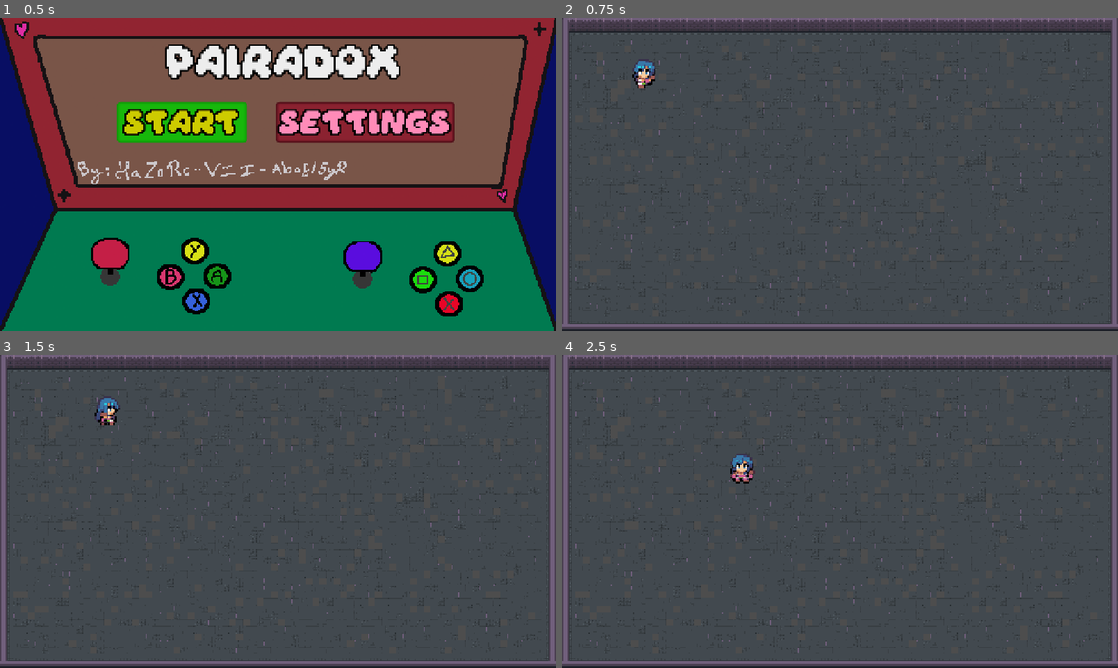
Above: before the commit, frames 1-4 (two rows, left to right).
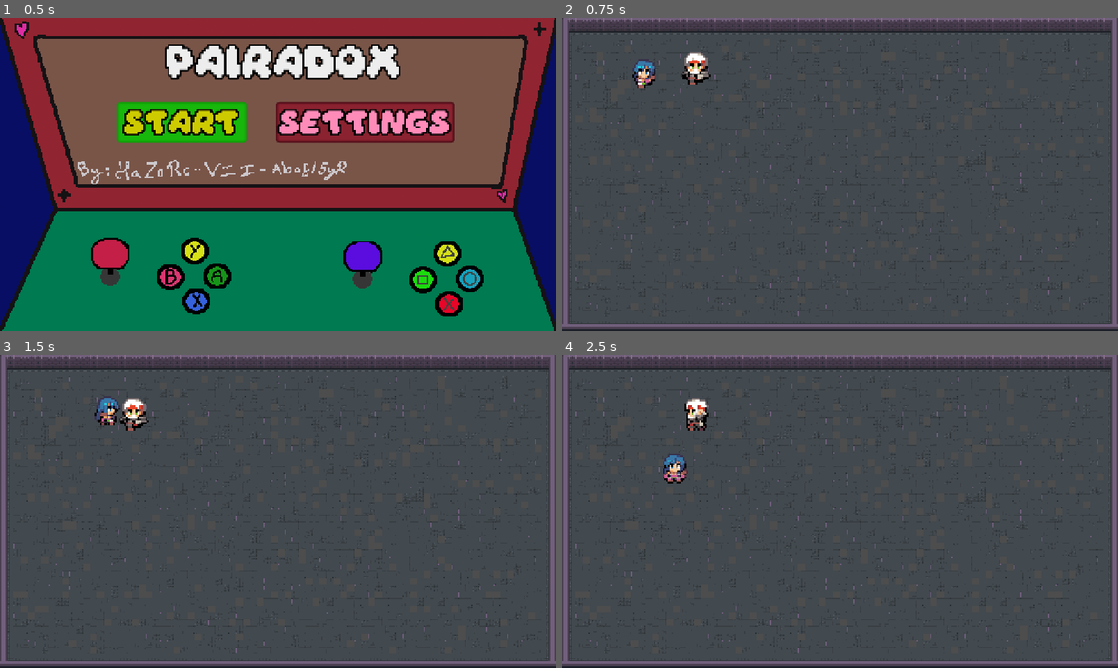
Above: after the commit, the same moments.

Repository: vii-abdullatif/Co-op
Game: Godot game, scene res://scenes/main_menu/main_menu.tscn
Two runs of this game, one before a commit and one after it. Both use one fixed random seed, a clock stepped at 60 frames per second and the inputs below.
Inputs (mouse positions are in pixels of both pictures, inside the frame that each line leads up to):
- Up to frame 1 (0.5 s): no input
- Up to frame 2 (0.75 s): click "START" at 0.5 s
- Up to frame 3 (1.5 s): tap Enter at 1.25 s; move the mouse to (400, 495) at 1.27 s; hold D (right) from 1.28 s (still down); tap Down (down_2) at 1.35 s; click (400, 495) at 1.42 s
- Up to frame 4 (2.5 s): move the mouse to (728, 527) at 2.02 s; release D (right) at 2.03 s; hold S (down) from 2.03 s (still down); tap Left (left_2) at 2.1 s

Frame 1 is identical in both runs. In frame 2, 0.4% of the frame differs, in the area x 21-27%, y 10-22%; in frame 3, 0.4%; in frame 4, 1.0%, in the area x 18-35%, y 13-42%.

Commit message:
player 2

Diff:
--- a/scenes/game/game.tscn
+++ b/scenes/game/game.tscn
@@ -3,6 +3,7 @@
 [ext_resource type="Texture2D" uid="uid://bp5wavej2q27b" path="res://assets/Dungeon tileset/Dungeon tileset.png" id="1_7h61r"]
 [ext_resource type="Texture2D" uid="uid://cyev0p8o206w2" path="res://assets/MiniTileset-Dungeon/Dungeon.png" id="2_0sr1o"]
 [ext_resource type="PackedScene" uid="uid://cim80q8cwlyab" path="res://scenes/players/player_1/player_1.tscn" id="3_0sr1o"]
+[ext_resource type="PackedScene" uid="uid://dwmlsmiaqejwj" path="res://scenes/players/player_2/player_2.tscn" id="4_kelw5"]
 
 [sub_resource type="TileSetAtlasSource" id="TileSetAtlasSource_kelw5"]
 texture = ExtResource("1_7h61r")
@@ -584,3 +585,7 @@
 [node name="Player1" parent="." unique_id=1844242912 instance=ExtResource("3_0sr1o")]
 position = Vector2(189, 122)
 scale = Vector2(3.839996, 3.839996)
+
+[node name="Player2" parent="." unique_id=1798007415 instance=ExtResource("4_kelw5")]
+position = Vector2(308, 109.00001)
+scale = Vector2(4.3599997, 4.3599997)
--- a/scenes/players/player_1/player_1.tscn
+++ b/scenes/players/player_1/player_1.tscn
@@ -110,7 +110,9 @@
 "speed": 4.0
 }]
 
-[sub_resource type="CircleShape2D" id="CircleShape2D_s7wsd"]
+[sub_resource type="CapsuleShape2D" id="CapsuleShape2D_kelw5"]
+radius = 6.0
+height = 16.0
 
 [node name="Player1" type="CharacterBody2D" unique_id=1844242912]
 script = ExtResource("1_slsfl")
@@ -119,8 +121,8 @@
 sprite_frames = SubResource("SpriteFrames_s7wsd")
 animation = &"right"
 autoplay = "down"
-frame_progress = 0.29868388
+frame_progress = 0.7104448
 
 [node name="CollisionShape2D" type="CollisionShape2D" parent="." unique_id=1495528496]
 position = Vector2(0, 1)
-shape = SubResource("CircleShape2D_s7wsd")
+shape = SubResource("CapsuleShape2D_kelw5")
--- /dev/null
+++ b/scenes/players/player_2/player_2.gd
@@ -0,0 +1,34 @@
+extends CharacterBody2D
+
+@onready var sprite: AnimatedSprite2D = $AnimatedSprite2D
+const SPEED = 300.0
+var direction
+
+func _ready() -> void:
+	sprite.animation = "down"
+	sprite.frame = 0
+	sprite.stop()
+
+func _physics_process(delta: float) -> void:
+	direction = Input.get_vector("ui_left", "ui_right", "ui_up", "ui_down")
+	if direction != Vector2.ZERO:
+		velocity = direction * SPEED
+		play_animation()
+	else:
+		velocity = velocity.move_toward(Vector2.ZERO, SPEED)
+		sprite.frame = 0
+		sprite.stop()
+
+	move_and_slide()
+
+func play_animation():
+	if abs(direction.x) > abs(direction.y):
+		if direction.x > 0:
+			sprite.play("right")
+		else:
+			sprite.play("left")
+	else:
+		if direction.y > 0:
+			sprite.play("down")
+		else:
+			sprite.play("up")
--- /dev/null
+++ b/scenes/players/player_2/player_2.tscn
@@ -0,0 +1,128 @@
+[gd_scene format=3 uid="uid://dwmlsmiaqejwj"]
+
+[ext_resource type="Script" uid="uid://wyx6msa4xmc7" path="res://scenes/players/player_2/player_2.gd" id="1_316f4"]
+[ext_resource type="Texture2D" uid="uid://cfwye1mqvdv70" path="res://assets/SuperRetroWorld_CharacterPack_Full/SuperRetroWorld_CharacterPack_Full/sprite/character_17-24.png" id="1_avw6v"]
+
+[sub_resource type="AtlasTexture" id="AtlasTexture_ywpyo"]
+atlas = ExtResource("1_avw6v")
+region = Rect2(144, 0, 16, 20)
+
+[sub_resource type="AtlasTexture" id="AtlasTexture_hvv4r"]
+atlas = ExtResource("1_avw6v")
+region = Rect2(160, 0, 16, 20)
+
+[sub_resource type="AtlasTexture" id="AtlasTexture_qu5y5"]
+atlas = ExtResource("1_avw6v")
+region = Rect2(176, 0, 16, 20)
+
+[sub_resource type="AtlasTexture" id="AtlasTexture_316f4"]
+atlas = ExtResource("1_avw6v")
+region = Rect2(176, 20, 16, 20)
+
+[sub_resource type="AtlasTexture" id="AtlasTexture_hjomg"]
+atlas = ExtResource("1_avw6v")
+region = Rect2(160, 20, 16, 20)
+
+[sub_resource type="AtlasTexture" id="AtlasTexture_6aoya"]
+atlas = ExtResource("1_avw6v")
+region = Rect2(144, 20, 16, 20)
+
+[sub_resource type="AtlasTexture" id="AtlasTexture_0073j"]
+atlas = ExtResource("1_avw6v")
+region = Rect2(144, 40, 16, 20)
+
+[sub_resource type="AtlasTexture" id="AtlasTexture_jhc5g"]
+atlas = ExtResource("1_avw6v")
+region = Rect2(160, 40, 16, 20)
+
+[sub_resource type="AtlasTexture" id="AtlasTexture_x764s"]
+atlas = ExtResource("1_avw6v")
+region = Rect2(176, 40, 16, 20)
+
+[sub_resource type="AtlasTexture" id="AtlasTexture_wrj7v"]
+atlas = ExtResource("1_avw6v")
+region = Rect2(144, 60, 16, 20)
+
+[sub_resource type="AtlasTexture" id="AtlasTexture_wmhuq"]
+atlas = ExtResource("1_avw6v")
+region = Rect2(160, 60, 16, 20)
+
+[sub_resource type="AtlasTexture" id="AtlasTexture_eljvt"]
+atlas = ExtResource("1_avw6v")
+region = Rect2(176, 60, 16, 20)
+
+[sub_resource type="SpriteFrames" id="SpriteFrames_s7wsd"]
+animations = [{
+"frames": [{
+"duration": 1.0,
+"texture": SubResource("AtlasTexture_ywpyo")
+}, {
+"duration": 1.0,
+"texture": SubResource("AtlasTexture_hvv4r")
+}, {
+"duration": 1.0,
+"texture": SubResource("AtlasTexture_qu5y5")
+}],
+"loop": 1,
+"name": &"down",
+"speed": 4.0
+}, {
+"frames": [{
+"duration": 1.0,
+"texture": SubResource("AtlasTexture_316f4")
+}, {
+"duration": 1.0,
+"texture": SubResource("AtlasTexture_hjomg")
+}, {
+"duration": 1.0,
+"texture": SubResource("AtlasTexture_6aoya")
+}],
+"loop": 1,
+"name": &"left",
+"speed": 5.0
+}, {
+"frames": [{
+"duration": 1.0,
+"texture": SubResource("AtlasTexture_0073j")
+}, {
+"duration": 1.0,
+"texture": SubResource("AtlasTexture_jhc5g")
+}, {
+"duration": 1.0,
+"texture": SubResource("AtlasTexture_x764s")
+}],
+"loop": 1,
+"name": &"right",
+"speed": 5.0
+}, {
+"frames": [{
+"duration": 1.0,
+"texture": SubResource("AtlasTexture_wrj7v")
+}, {
+"duration": 1.0,
+"texture": SubResource("AtlasTexture_wmhuq")
+}, {
+"duration": 1.0,
+"texture": SubResource("AtlasTexture_eljvt")
+}],
+"loop": 1,
+"name": &"up",
+"speed": 4.0
+}]
+
+[sub_resource type="CapsuleShape2D" id="CapsuleShape2D_slsfl"]
+radius = 6.0
+height = 16.0
+
+[node name="Player2" type="CharacterBody2D" unique_id=1798007415]
+script = ExtResource("1_316f4")
+
+[node name="AnimatedSprite2D" type="AnimatedSprite2D" parent="." unique_id=1835123059]
+sprite_frames = SubResource("SpriteFrames_s7wsd")
+animation = &"right"
+autoplay = "down"
+frame_progress = 0.72664684
+
+[node name="CollisionShape2D" type="CollisionShape2D" parent="." unique_id=530833538]
+position = Vector2(0, 2)
+shape = SubResource("CapsuleShape2D_slsfl")
Not shown, added: scenes/players/player_2/player_2.gd.uid
